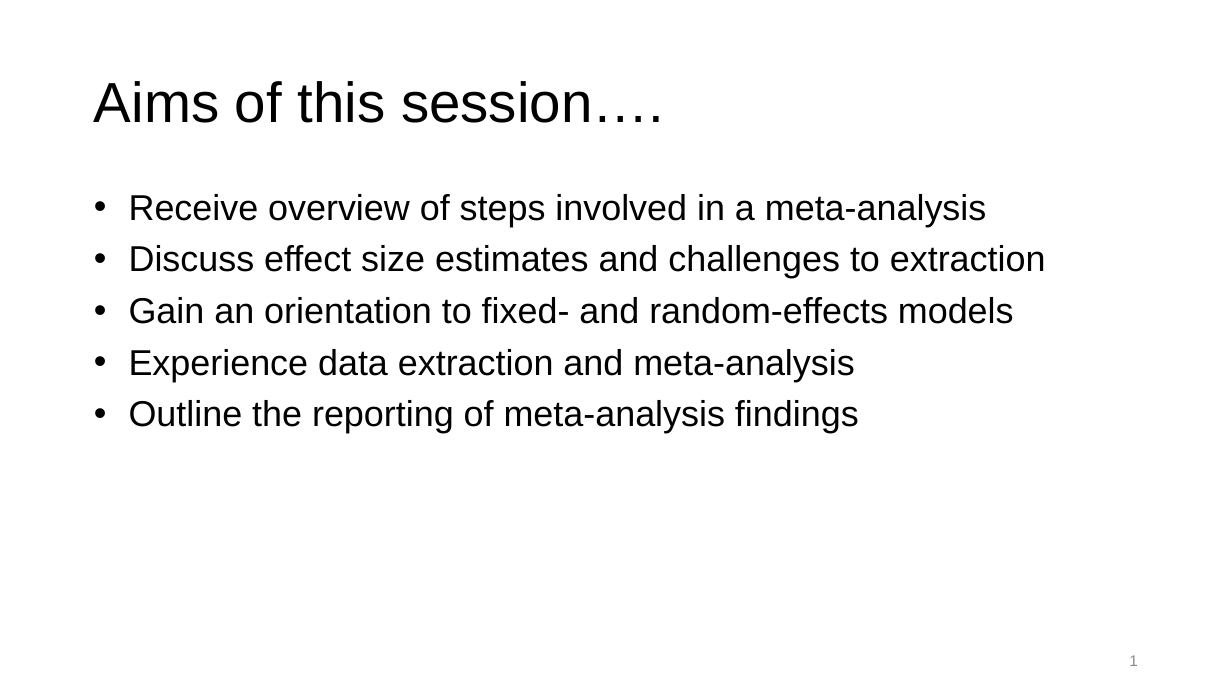
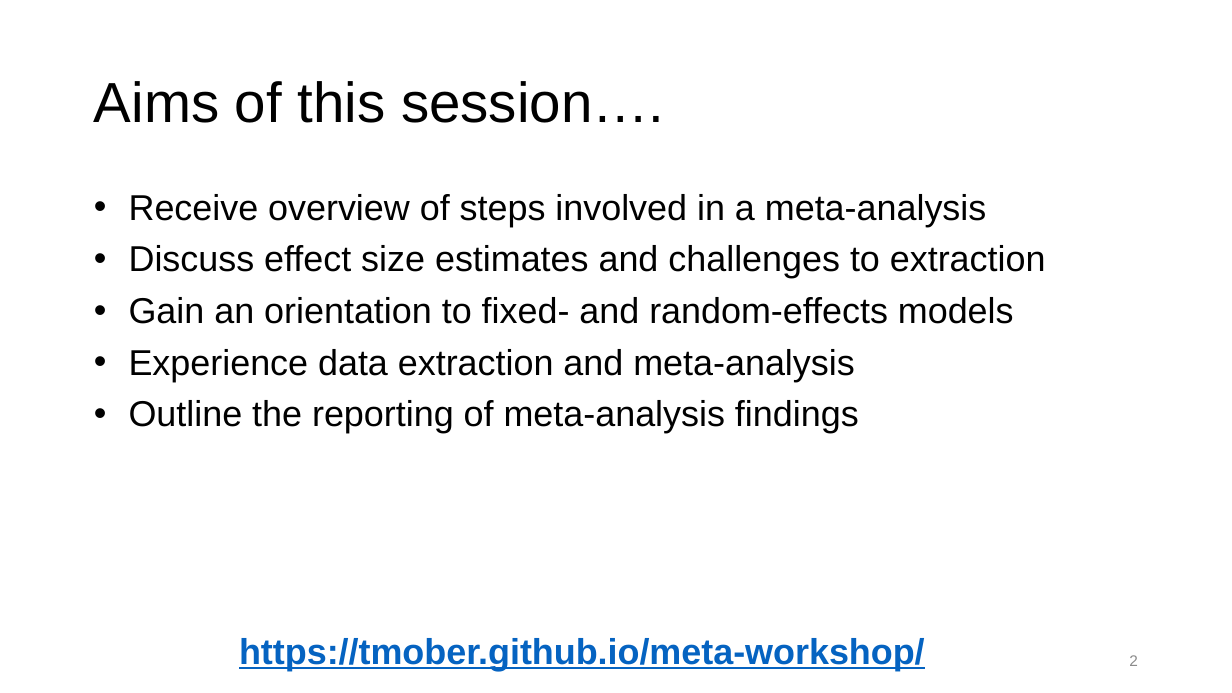
Before and after one commit to tmober/meta-workshop, a slide deck: slide 3 of 02_Intro_Meta-analysis_2021-07-06.pptx (slide 2 before the commit). Drawn at 1232x693 pixels with LibreOffice and Linux fonts; fonts in the diff are those of the drawing. Boxes give left, top, right and bottom in pixels: in the first picture for what was removed or moved away, otherwise in the second. Text is boxed around its words. In the diff, an @@ line names an element or a change of style, - is before the commit and + after.

```diff
--- a/02_Intro_Meta-analysis_2021-07-06.pptx
+++ b/02_Intro_Meta-analysis_2021-07-06.pptx
@@ text added at (x1=239, y1=638, x2=925, y2=671), 28 pt, text #0563C1, bold, underline @@
+https://tmober.github.io/meta-workshop/
@@ page number at (x1=1129, y1=655, x2=1138, y2=666): text changed @@
-1
+2
```
Also in this commit, not shown: 2 other slides changed, 1 slide added, 3 other files.
